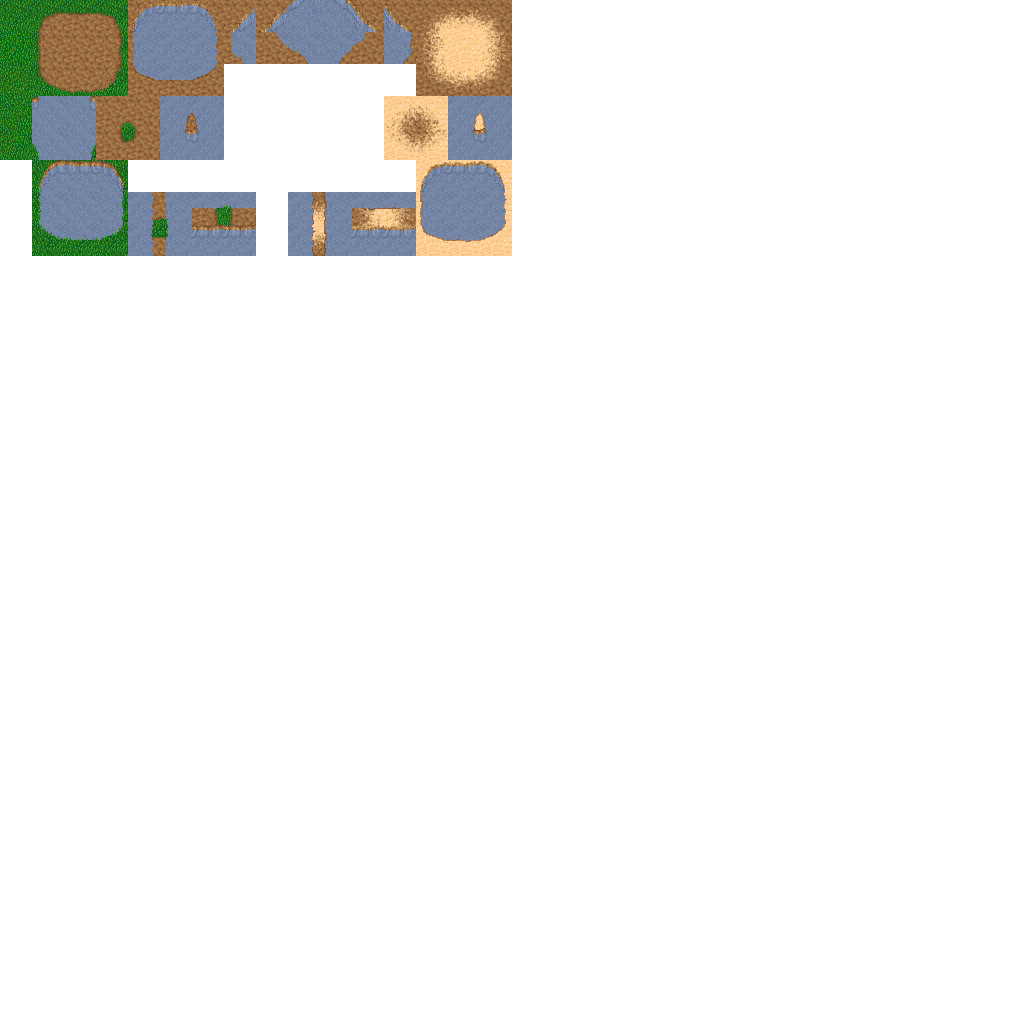
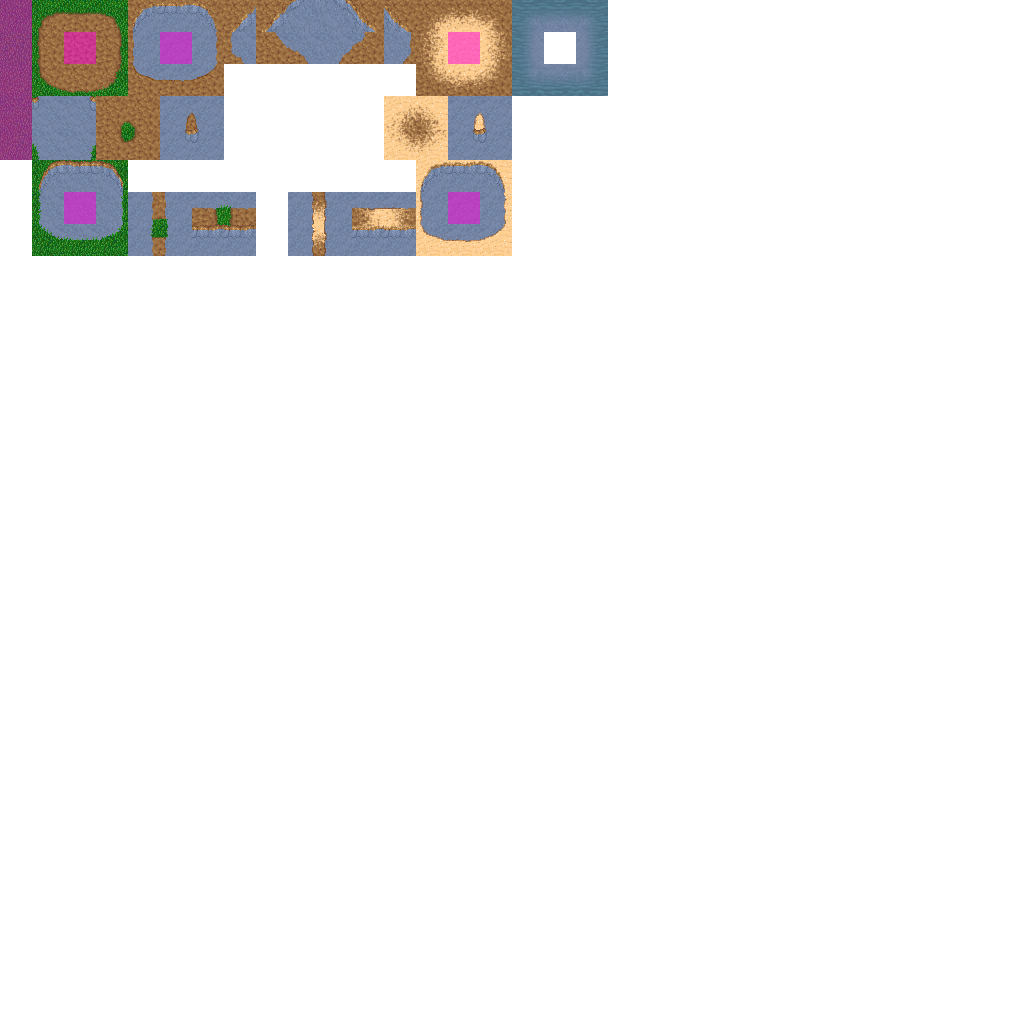
Two versions of the same layered image (1024x1024). Layer-by-layer changes:
added layer "Pinklayer" (50%) above "Vollebene" over [0, 0, 480, 224]
painted on "Vollebene" over [512, 0, 608, 96]
